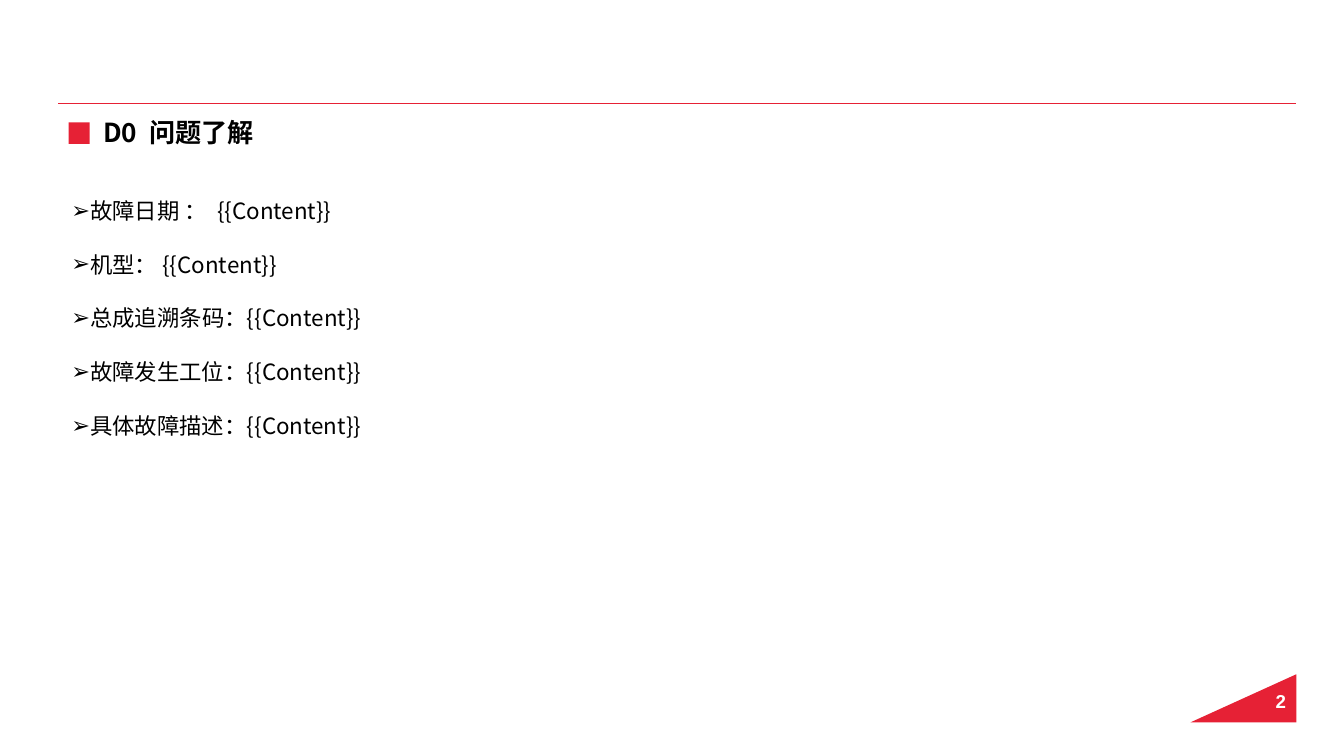
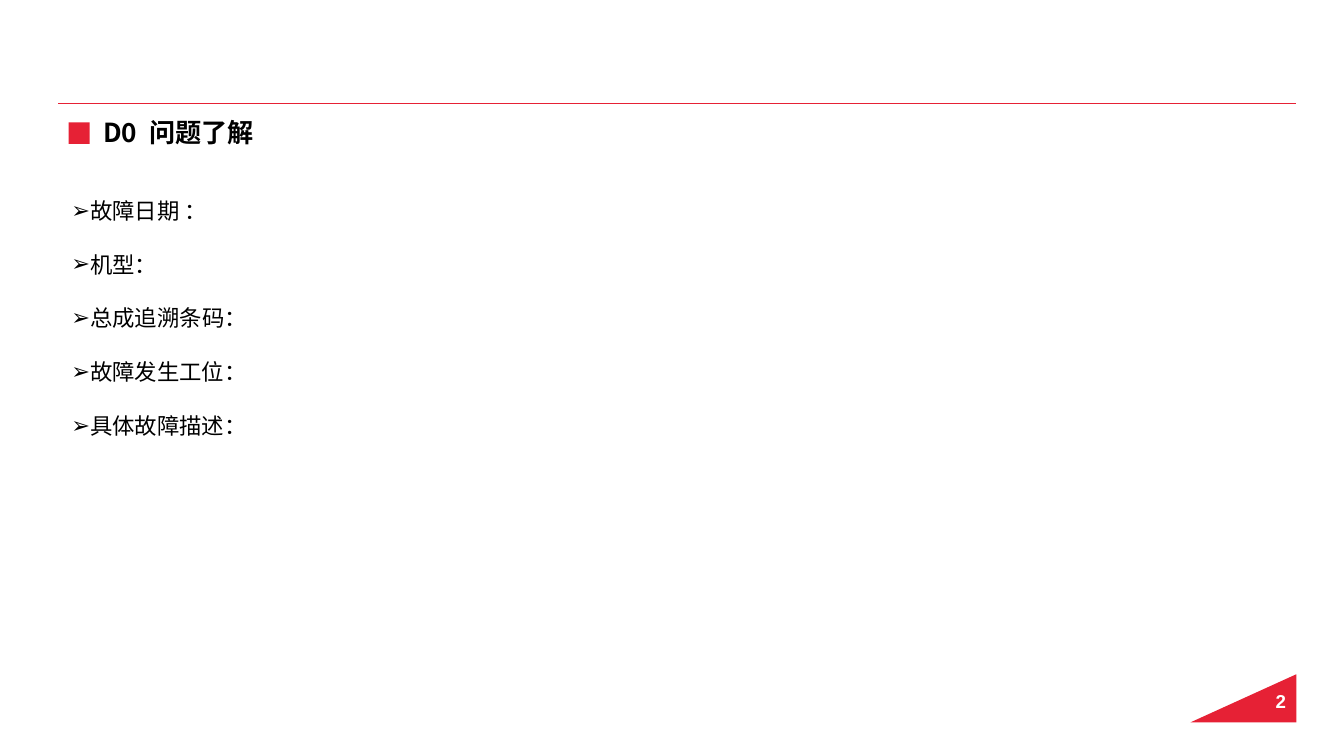
Before and after one commit to QX9967/8D, a slide deck: slide 3 of 8D模板.pptx. Drawn at 1344x756 pixels with LibreOffice and Linux fonts; fonts in the diff are those of the drawing; background and template pictures are left out. Boxes give left, top, right and bottom in pixels: in the first picture for what was removed or moved away, otherwise in the second. Text is boxed around its words. In the diff, an @@ line names an element or a change of style, - is before the commit and + after.

```diff
--- a/8D模板.pptx
+++ b/8D模板.pptx
@@ text at bbox=[90, 200, 247, 436]: text changed @@
-➢ 故障日期 ： {{Content}}
-➢ 机型： {{Content}}
-➢ 总成追溯条码：{{Content}}
-➢ 故障发生工位：{{Content}}
-➢ 具体故障描述：{{Content}}
+➢ 故障日期 ：
+➢ 机型：
+➢ 总成追溯条码：
+➢ 故障发生工位：
+➢ 具体故障描述：
```
Also in this commit, not shown: 4 other slides changed, 1 slide added, 2 other files.
